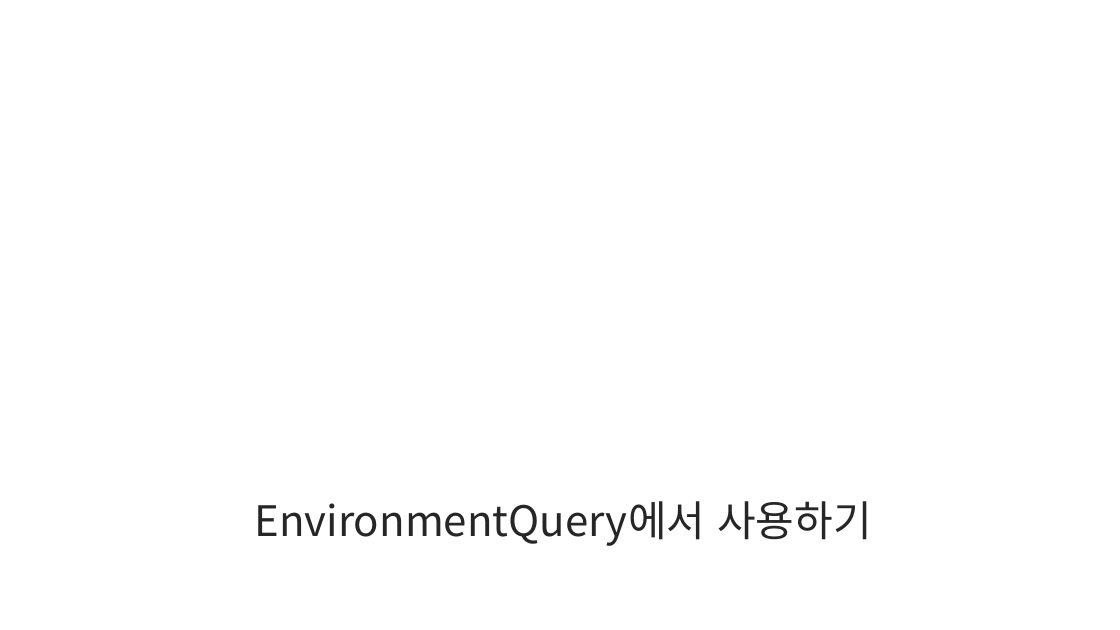
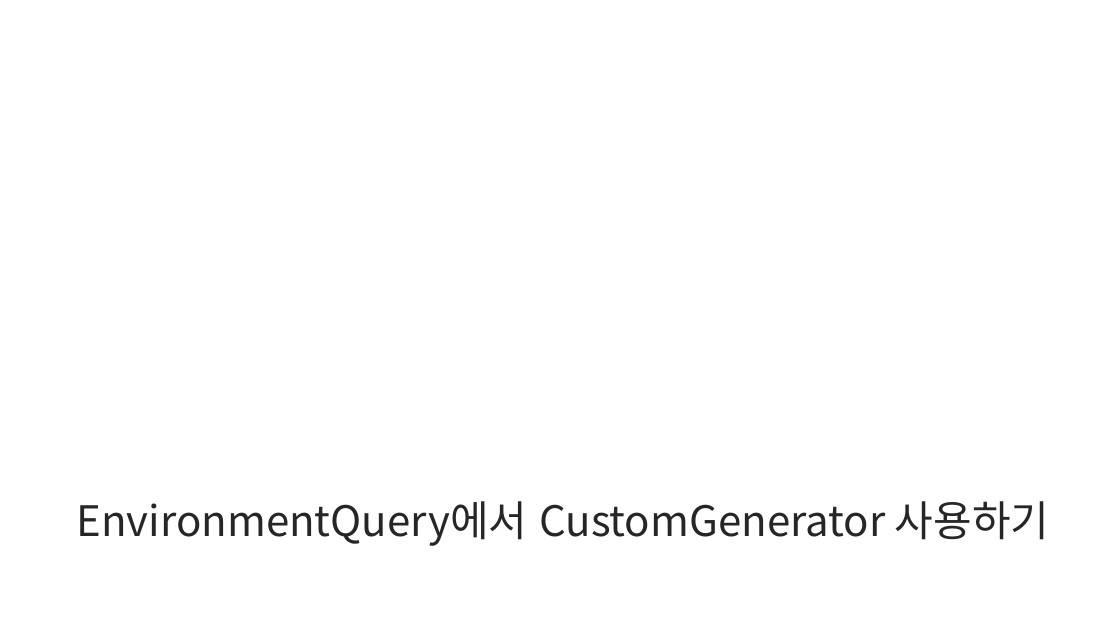
Before and after one commit to ldw9981/UE4_Blueprint, a slide deck: slide 43 of Day04/AI.pptx (slide 42 before the commit). Drawn at 1120x630 pixels with LibreOffice and Linux fonts; fonts in the diff are those of the drawing; background and template pictures are left out. Boxes give left, top, right and bottom in pixels: in the first picture for what was removed or moved away, otherwise in the second. Text is boxed around its words. In the diff, an @@ line names an element or a change of style, - is before the commit and + after.

```diff
--- a/Day04/AI.pptx
+++ b/Day04/AI.pptx
@@ title at (x1=77, y1=501, x2=1050, y2=546): text changed @@
-EnvironmentQuery에서 사용하기
+EnvironmentQuery에서 CustomGenerator 사용하기
```
Also in this commit, not shown: 4 other slides changed, 2 slides added, 1 slide removed, 10 other files.
